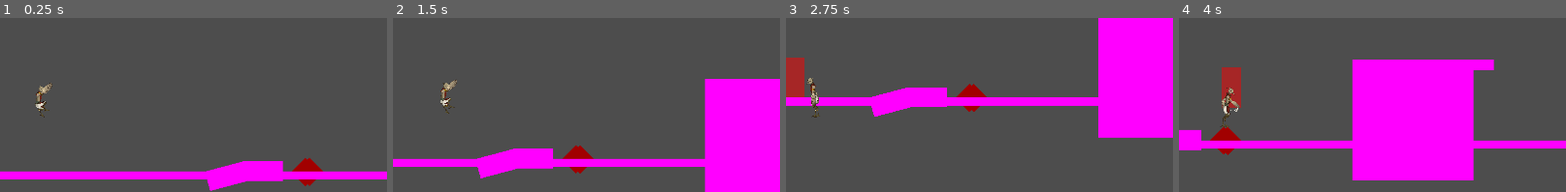
Above: before the commit, frames 1-4 (left to right).
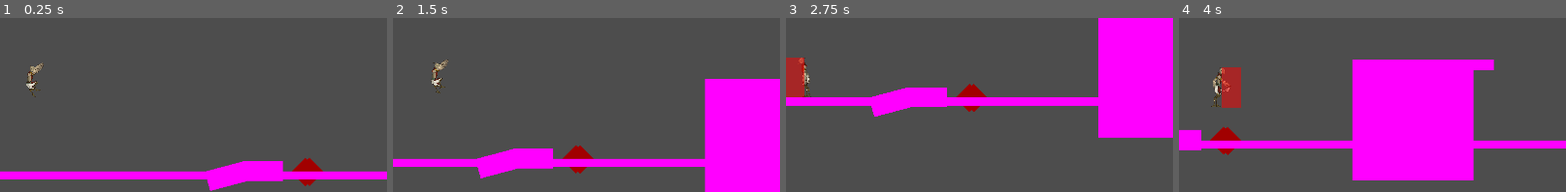
Above: after the commit, the same moments.

Repository: M4przybysz/Kamen-z-serca
Game: Godot game, scene res://src/main/main.tscn
The game is run twice, just before and just after one commit, with the same random seed, the same clock (stepped at 60 frames per second) and the same inputs.
Inputs (mouse positions are % of the whole screen's width and height, from its top left):
- Up to frame 1 (0.25 s): no input
- Up to frame 2 (1.5 s): move the mouse to (72, 56) at 0.52 s; hold D (move_right) from 0.53 s (still down); click (72, 56) at 0.6 s; tap Space (jump) at 0.77 s; move the mouse to (30, 69) at 1.27 s; tap Mouse wheel down (change_feather_down) at 1.35 s
- Up to frame 3 (2.75 s): tap Space (jump) at 1.52 s; click (30, 69) at 1.55 s; move the mouse to (60, 35) at 2.02 s; release D (move_right) at 2.03 s; hold A (move_left) from 2.03 s (still down); tap Mouse wheel up (change_feather_up) at 2.1 s; click (60, 35) at 2.3 s
- Up to frame 4 (4 s): move the mouse to (45, 87) at 2.77 s; release A (move_left) at 2.78 s; hold D (move_right) from 2.78 s (still down); tap Middle mouse button (feather_throw) at 2.85 s; tap Space (jump) at 3.02, 3.77 s; click (45, 87) at 3.05 s; move the mouse to (80, 81) at 3.52 s; tap Q (shield_use) at 3.6 s; click (80, 81) at 3.8 s
The pictures show only the part of the screen within x 46-96%, y 45-95%; the shares and areas given below are measured in that part.

The runs differ from the first frame. In frame 1, 0.6% of the frame differs, in the area x 6-14%, y 25-58%; in frame 2, 0.6%; in frame 3, 0.5%; in frame 4, 0.7%, in the area x 8-16%, y 28-63%.

Commit message:
Fised merge bugs

Diff:
--- a/la_creatura_game/src/gameplay/gameplay.tscn
+++ b/la_creatura_game/src/gameplay/gameplay.tscn
@@ -1,8 +1,7 @@
-[gd_scene load_steps=8 format=3 uid="uid://w86chk0k7rbt"]
+[gd_scene load_steps=7 format=3 uid="uid://w86chk0k7rbt"]
 
 [ext_resource type="Script" path="res://src/gameplay/gameplay.gd" id="1_i11ig"]
 [ext_resource type="PackedScene" uid="uid://ctso286u1j6so" path="res://src/player/player.tscn" id="1_m47ch"]
-[ext_resource type="PackedScene" uid="uid://df6sgaa02ae60" path="res://src/templates/characters/enemy_template.tscn" id="2_njelw"]
 [ext_resource type="PackedScene" uid="uid://c4ffy2ihhl0s2" path="res://src/ui/ui.tscn" id="3_2j3cv"]
 [ext_resource type="PackedScene" uid="uid://dqdvehj1hnuf5" path="res://src/levels/level_1.tscn" id="4_6sypr"]
 [ext_resource type="PackedScene" uid="uid://dtdi70vm2ahdn" path="res://src/menus/death_menu/death_menu.tscn" id="5_r6rdt"]
@@ -15,9 +14,6 @@
 [node name="ProgrammersTestingGrounds" parent="." instance=ExtResource("7_crvro")]
 
 [node name="Level1" parent="." instance=ExtResource("4_6sypr")]
-
-[node name="EnemyTemplate" parent="." instance=ExtResource("2_njelw")]
-position = Vector2(2404, 591)
 
 [node name="Player" parent="." instance=ExtResource("1_m47ch")]
 position = Vector2(500, 400)
--- a/la_creatura_game/src/player/player.tscn
+++ b/la_creatura_game/src/player/player.tscn
@@ -40,12 +40,6 @@
 radius = 20.0
 height = 100.0
 
-[sub_resource type="RectangleShape2D" id="RectangleShape2D_7yxln"]
-size = Vector2(50, 100)
-
-[sub_resource type="RectangleShape2D" id="RectangleShape2D_722fy"]
-size = Vector2(50, 100)
-
 [sub_resource type="AtlasTexture" id="AtlasTexture_45jco"]
 atlas = ExtResource("2_ff48u")
 region = Rect2(1134, 0, 567, 824)
@@ -333,13 +327,6 @@
 color = Color(0.803922, 0.498039, 0.196078, 1)
 metadata/_edit_use_anchors_ = true
 
-[node name="AnimatedSprite2D" type="AnimatedSprite2D" parent="."]
-position = Vector2(22, 50)
-scale = Vector2(0.125, 0.125)
-sprite_frames = SubResource("SpriteFrames_n5irl")
-animation = &"wing_attack"
-autoplay = "idle"
-
 [connection signal="timeout" from="Timers/SlideTimer" to="." method="_on_slide_timer_timeout"]
 [connection signal="timeout" from="Timers/WingAttackTimer" to="." method="_on_wing_attack_timer_timeout"]
 [connection signal="timeout" from="Timers/DamageTimer" to="." method="_on_damage_timer_timeout"]
--- a/la_creatura_game/src/test_elements/levels/programmers_testing_grounds.tscn
+++ b/la_creatura_game/src/test_elements/levels/programmers_testing_grounds.tscn
@@ -1,7 +1,8 @@
-[gd_scene load_steps=10 format=3 uid="uid://c2hu2t4j0od5o"]
+[gd_scene load_steps=11 format=3 uid="uid://c2hu2t4j0od5o"]
 
 [ext_resource type="PackedScene" uid="uid://bcep0b81sj6pl" path="res://src/test_elements/enemy/Spike_test.tscn" id="1_cc8v3"]
 [ext_resource type="PackedScene" uid="uid://fiiq6mgymvyn" path="res://src/test_elements/enemy/jeff.tscn" id="2_f5u2k"]
+[ext_resource type="PackedScene" uid="uid://df6sgaa02ae60" path="res://src/templates/characters/enemy_template.tscn" id="3_tev26"]
 
 [sub_resource type="PhysicsMaterial" id="PhysicsMaterial_yoxu6"]
 
@@ -66,7 +67,6 @@
 [node name="Block2" type="StaticBody2D" parent="BuildingBlocks"]
 position = Vector2(932, 650)
 rotation = -0.261799
-scale = Vector2(1, 1)
 physics_material_override = SubResource("PhysicsMaterial_yoxu6")
 
 [node name="ColorRect" type="ColorRect" parent="BuildingBlocks/Block2"]
@@ -126,3 +126,8 @@
 
 [node name="Jeff" parent="NPC" instance=ExtResource("2_f5u2k")]
 position = Vector2(79, 550)
+
+[node name="Enemies" type="Node2D" parent="."]
+
+[node name="EnemyTemplate" parent="Enemies" instance=ExtResource("3_tev26")]
+position = Vector2(2404, 591)
